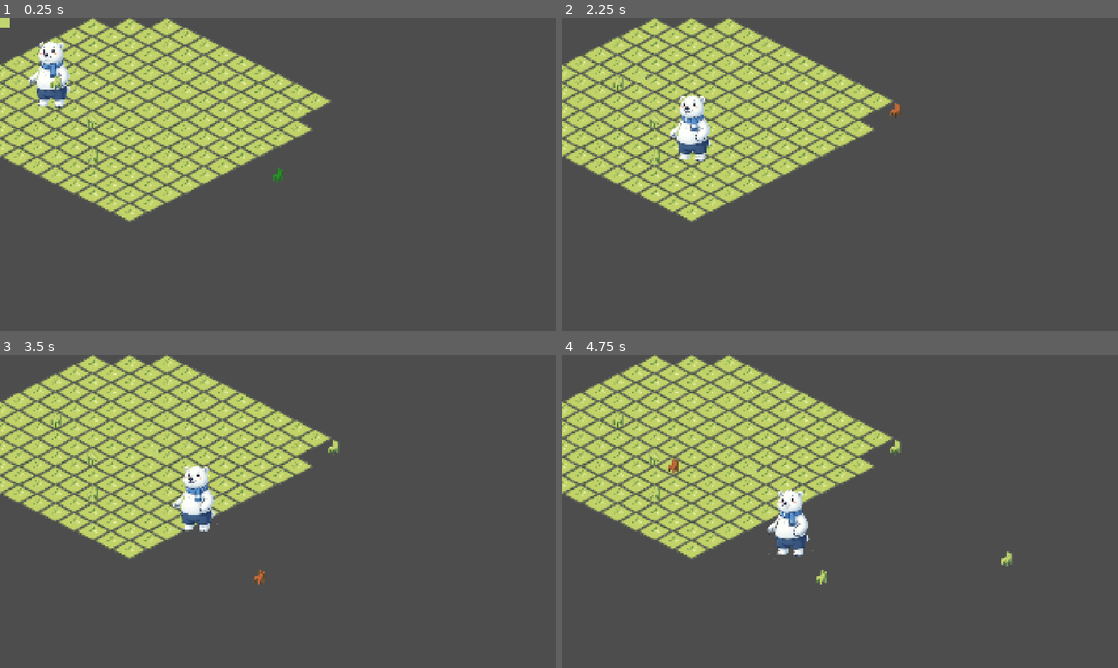
Above: before the commit, frames 1-4 (two rows, left to right).
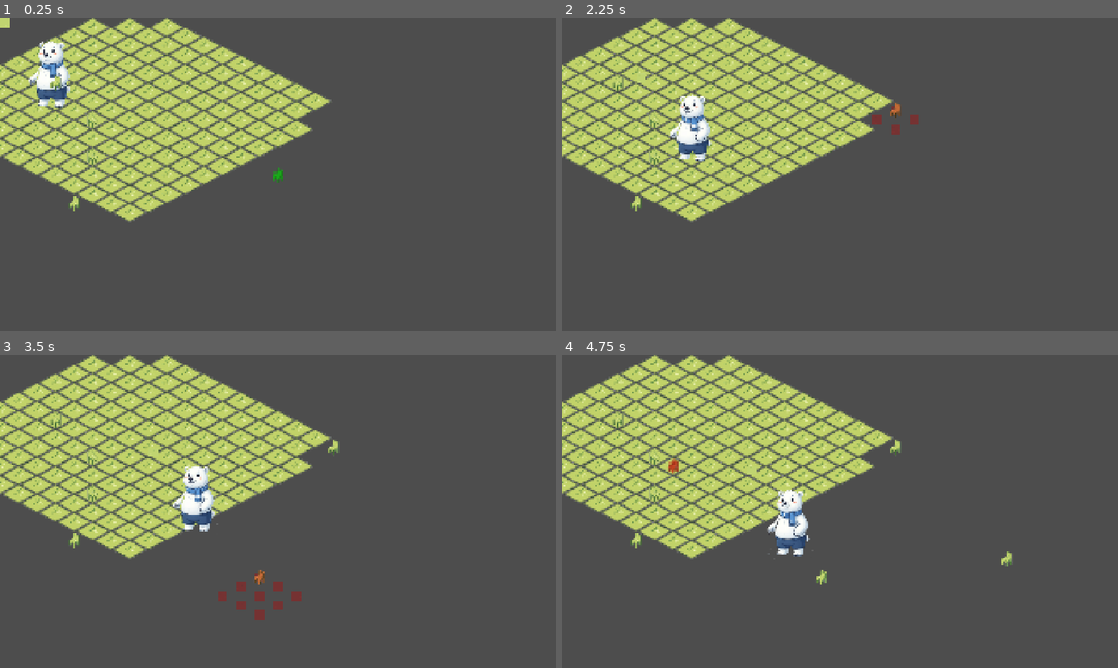
Above: after the commit, the same moments.

Repository: FernandoBATY/Polarv
Game: Godot game, scene res://scenes/world/game.tscn
Same seed, same stepped clock (60 frames per second), same inputs: the game is played once before the commit and once after it.
Inputs (mouse positions are in pixels of both pictures, inside the frame that each line leads up to):
- Up to frame 1 (0.25 s): no input
- Up to frame 2 (2.25 s): tap Enter at 0.5 s; move the mouse to (962, 158) at 0.52 s; hold D 0.53-1.28 s; tap 1 at 0.6 s; click (962, 158) at 0.67 s; tap 2 at 0.8, 1.35 s; move the mouse to (728, 190) at 1.27 s; hold S 1.28-2.03 s; click (728, 190) at 1.42 s; tap 3 at 1.55, 2.1 s; move the mouse to (895, 105) at 2.02 s; hold D from 2.03 s (still down); click (895, 105) at 2.17 s
- Up to frame 3 (3.5 s): keep holding D; tap 4 at 2.3, 2.85 s; move the mouse to (250, 574) at 2.77 s; click (250, 574) at 2.92 s; tap 5 at 3.05 s
- Up to frame 4 (4.75 s): move the mouse to (1006, 558) at 3.52 s; release D at 3.53 s; hold S from 3.53 s (still down); tap 5 at 3.6 s; click (1006, 558) at 3.67 s; tap 6 at 3.8, 4.35 s; move the mouse to (673, 464) at 4.27 s; click (673, 464) at 4.42 s; tap 7 at 4.55 s

The runs differ from the first frame. In frame 1, 0.1% of the frame differs, in the area x 12-51%, y 42-62%; in frame 2, 0.2%; in frame 3, 0.5%, in the area x 12-55%, y 42-85%; in frame 4, 0.2%.

Commit message:
objetos con rotacion y ocupacion maximas a 1x1

Diff:
--- a/scenes/world/game.tscn
+++ b/scenes/world/game.tscn
@@ -39,3 +39,5 @@
 [node name="Sprite2D" type="Sprite2D" parent="FurniturePreview" unique_id=621582615]
 modulate = Color(1, 1, 1, 0.5019608)
 texture = ExtResource("6_sarsd")
+
+[node name="PreviewCells" type="Node2D" parent="FurniturePreview" unique_id=478443086]
--- /dev/null
+++ b/scripts/FurnitureDatabase.gd
@@ -0,0 +1,64 @@
+extends RefCounted
+
+static var ITEMS: Dictionary = {
+	"chair_01": {
+		"display_name": "Chair",
+		"size": Vector2i(1, 1),
+		"category": "furniture",
+		"layer": "furniture"
+	},
+	"table_2x1": {
+		"display_name": "Small Table",
+		"size": Vector2i(2, 1),
+		"category": "furniture",
+		"layer": "furniture"
+	},
+	"table_2x2": {
+		"display_name": "Big Table",
+		"size": Vector2i(2, 2),
+		"category": "furniture",
+		"layer": "furniture"
+	},
+	"bed_3x2": {
+		"display_name": "Bed",
+		"size": Vector2i(3, 2),
+		"category": "furniture",
+		"layer": "furniture"
+	},
+	"fountain_3x3": {
+		"display_name": "Fountain",
+		"size": Vector2i(3, 3),
+		"category": "outdoor",
+		"layer": "furniture"
+	},
+	"fridge_1x2": {
+		"display_name": "Fridge",
+		"size": Vector2i(1, 2),
+		"category": "kitchen",
+		"layer": "furniture"
+	},
+	"painting_1x1": {
+		"display_name": "Painting",
+		"size": Vector2i(1, 1),
+		"category": "wall_decor",
+		"layer": "wall"
+	}
+}
+
+
+static func has_item(item_id: String) -> bool:
+	return ITEMS.has(item_id)
+
+
+static func get_item(item_id: String) -> Dictionary:
+	if not ITEMS.has(item_id):
+		return {}
+
+	return ITEMS[item_id]
+
+
+static func get_size(item_id: String) -> Vector2i:
+	if not ITEMS.has(item_id):
+		return Vector2i(1, 1)
+
+	return ITEMS[item_id]["size"]
--- a/scripts/furniture/FurnitureItem.gd
+++ b/scripts/furniture/FurnitureItem.gd
@@ -5,10 +5,20 @@
 @export var grid_size: Vector2i = Vector2i(1, 1)
 @export var rotation_degrees_data: int = 0
 
-func setup(new_item_id: String, new_grid_position: Vector2i, new_rotation: int = 0) -> void:
+@export var front_texture: Texture2D
+@export var back_texture: Texture2D
+
+
+func setup(
+	new_item_id: String,
+	new_grid_position: Vector2i,
+	new_rotation: int = 0,
+	new_grid_size: Vector2i = Vector2i(1, 1)
+) -> void:
 	item_id = new_item_id
 	grid_position = new_grid_position
 	rotation_degrees_data = new_rotation
+	grid_size = new_grid_size
 
 	global_position = IsoGrid.grid_to_world(grid_position)
 
@@ -24,18 +34,36 @@
 
 	match rotation_degrees_data:
 		0:
+			# frente derecha
+			if front_texture:
+				sprite.texture = front_texture
 			sprite.flip_h = false
+
 		90:
+			# espalda derecha
+			if back_texture:
+				sprite.texture = back_texture
 			sprite.flip_h = false
+
 		180:
-			sprite.flip_h = false
+			# espalda izquierda
+			if back_texture:
+				sprite.texture = back_texture
+			sprite.flip_h = true
+
 		270:
+			# frente izquierda
+			if front_texture:
+				sprite.texture = front_texture
 			sprite.flip_h = true
+
 
 func to_save_data() -> Dictionary:
 	return {
 		"id": item_id,
 		"x": grid_position.x,
 		"y": grid_position.y,
+		"size_x": grid_size.x,
+		"size_y": grid_size.y,
 		"rotation": rotation_degrees_data
 	}
--- a/scripts/world/Game.gd
+++ b/scripts/world/Game.gd
@@ -1,20 +1,27 @@
 extends Node2D
+const FurnitureDatabase = preload("res://scripts/FurnitureDatabase.gd")
 
 var occupied_cells: Dictionary = {}
 var current_preview_valid: bool = true
 var decoration_mode: bool = true
 var current_rotation: int = 0
 
+var current_furniture_id: String = "chair_01"
+var current_furniture_size: Vector2i = Vector2i(1, 1)
+
 @onready var player: CharacterBody2D = $Player
 @onready var grid_debug: Sprite2D = $GridDebug
 @onready var furniture_root: Node2D = $FurnitureRoot
 @onready var furniture_preview: Node2D = $FurniturePreview
+@onready var preview_cells: Node2D = $FurniturePreview/PreviewCells
 
 const FURNITURE_ITEM_SCENE: PackedScene = preload("res://scenes/furniture/FurnitureItem.tscn")
 const SAVE_PATH: String = "user://decorations_save.json"
 
+
 func _ready() -> void:
 	load_decorations_from_file()
+	select_furniture(current_furniture_id)
 
 
 func _process(_delta: float) -> void:
@@ -39,22 +46,50 @@
 
 
 func update_furniture_preview() -> void:
-	var mouse_position := get_global_mouse_position()
-	var cell := IsoGrid.world_to_grid(mouse_position)
-	var snapped_position := IsoGrid.grid_to_world(cell)
+	var mouse_position: Vector2 = get_global_mouse_position()
+	var cell: Vector2i = IsoGrid.world_to_grid(mouse_position)
+	var snapped_position: Vector2 = IsoGrid.grid_to_world(cell)
 
 	furniture_preview.global_position = snapped_position
 	furniture_preview.z_index = int(snapped_position.y)
 
-	current_preview_valid = !occupied_cells.has(cell)
+	var rotated_size: Vector2i = get_rotated_size(current_furniture_size, current_rotation)
+
+	current_preview_valid = can_place_furniture(cell, rotated_size)
+
+	update_preview_cells(cell, rotated_size, current_preview_valid)
 
 	var preview_sprite := furniture_preview.get_node("Sprite2D") as Sprite2D
-	preview_sprite.flip_h = current_rotation == 270
+	preview_sprite.flip_h = current_rotation == 180 or current_rotation == 270
 
 	if current_preview_valid:
 		preview_sprite.modulate = Color(0, 1, 0, 0.5)
 	else:
 		preview_sprite.modulate = Color(1, 0, 0, 0.5)
+
+
+func update_preview_cells(origin: Vector2i, size: Vector2i, is_valid: bool) -> void:
+	for child in preview_cells.get_children():
+		child.queue_free()
+
+	var origin_world: Vector2 = IsoGrid.grid_to_world(origin)
+	var cells: Array[Vector2i] = get_cells_for_furniture(origin, size)
+
+	for cell in cells:
+		var cell_sprite := Sprite2D.new()
+		cell_sprite.texture = grid_debug.texture
+		cell_sprite.centered = true
+
+		var cell_world: Vector2 = IsoGrid.grid_to_world(cell)
+		cell_sprite.position = cell_world - origin_world
+		cell_sprite.z_index = -10
+
+		if is_valid:
+			cell_sprite.modulate = Color(0, 1, 0, 0.35)
+		else:
+			cell_sprite.modulate = Color(1, 0, 0, 0.35)
+
+		preview_cells.add_child(cell_sprite)
 
 
 func _unhandled_input(event: InputEvent) -> void:
@@ -71,6 +106,27 @@
 
 			print("DIRECTION: ", current_rotation)
 
+		if event.pressed and event.keycode == KEY_1:
+			select_furniture("chair_01")
+
+		if event.pressed and event.keycode == KEY_2:
+			select_furniture("table_2x1")
+
+		if event.pressed and event.keycode == KEY_3:
+			select_furniture("table_2x2")
+
+		if event.pressed and event.keycode == KEY_4:
+			select_furniture("bed_3x2")
+
+		if event.pressed and event.keycode == KEY_5:
+			select_furniture("fountain_3x3")
+
+		if event.pressed and event.keycode == KEY_6:
+			select_furniture("fridge_1x2")
+
+		if event.pressed and event.keycode == KEY_7:
+			select_furniture("painting_1x1")
+
 		if event.pressed and event.keycode == KEY_P:
 			var data := get_decorations_save_data()
 			print(data)
@@ -80,24 +136,92 @@
 
 	if event is InputEventMouseButton:
 		if decoration_mode and event.pressed and event.button_index == MOUSE_BUTTON_LEFT:
-			var mouse_position := get_global_mouse_position()
-			var cell := IsoGrid.world_to_grid(mouse_position)
+			var mouse_position: Vector2 = get_global_mouse_position()
+			var cell: Vector2i = IsoGrid.world_to_grid(mouse_position)
 
 			if current_preview_valid:
 				spawn_test_furniture(cell)
 
 
+func select_furniture(furniture_id: String) -> void:
+	if not FurnitureDatabase.has_item(furniture_id):
+		print("ERROR: MUEBLE NO EXISTE EN DATABASE: ", furniture_id)
+		return
+
+	var furniture_data: Dictionary = FurnitureDatabase.get_item(furniture_id)
+
+	current_furniture_id = furniture_id
+	current_furniture_size = furniture_data["size"]
+
+	print("FURNITURE SELECTED: ", current_furniture_id, " SIZE: ", current_furniture_size)
+
+
+func get_rotated_size(size: Vector2i, rotation_data: int) -> Vector2i:
+	if rotation_data == 90 or rotation_data == 270:
+		return Vector2i(size.y, size.x)
+
+	return size
+
+
+func get_cells_for_furniture(origin: Vector2i, size: Vector2i) -> Array[Vector2i]:
+	var cells: Array[Vector2i] = []
+
+	for x in range(size.x):
+		for y in range(size.y):
+			cells.append(origin + Vector2i(x, y))
+
+	return cells
+
+
+func can_place_furniture(origin: Vector2i, size: Vector2i) -> bool:
+	var cells: Array[Vector2i] = get_cells_for_furniture(origin, size)
+
+	for cell in cells:
+		if occupied_cells.has(cell):
+			return false
+
+	return true
+
+
+func occupy_furniture_cells(furniture: Node) -> void:
+	var cells: Array[Vector2i] = get_cells_for_furniture(
+		furniture.grid_position,
+		furniture.grid_size
+	)
+
+	for cell in cells:
+		occupied_cells[cell] = furniture
+
+
+func free_furniture_cells(furniture: Node) -> void:
+	var cells: Array[Vector2i] = get_cells_for_furniture(
+		furniture.grid_position,
+		furniture.grid_size
+	)
+
+	for cell in cells:
+		if occupied_cells.has(cell) and occupied_cells[cell] == furniture:
+			occupied_cells.erase(cell)
+
+
 func spawn_test_furniture(cell: Vector2i) -> void:
-	if occupied_cells.has(cell):
-		print("CELDA OCUPADA: ", cell)
+	var rotated_size: Vector2i = get_rotated_size(current_furniture_size, current_rotation)
+
+	if not can_place_furniture(cell, rotated_size):
+		print("ESPACIO OCUPADO: ", cell, " SIZE: ", rotated_size)
 		return
 
 	var furniture := FURNITURE_ITEM_SCENE.instantiate()
 	furniture_root.add_child(furniture)
 
-	furniture.setup("chair_01", cell, current_rotation)
-
-	occupied_cells[cell] = furniture
+	furniture.setup(
+		current_furniture_id,
+		cell,
+		current_rotation,
+		rotated_size
+	)
+
+	occupy_furniture_cells(furniture)
 
 
 func get_decorations_save_data() -> Array:
@@ -156,24 +280,39 @@
 
 
 func load_decorations(data: Array) -> void:
+	occupied_cells.clear()
+
+	for child in furniture_root.get_children():
+		child.queue_free()
+
 	for decoration_data in data:
 		var cell := Vector2i(
-			decoration_data["x"],
-			decoration_data["y"]
+			int(decoration_data["x"]),
+			int(decoration_data["y"])
 		)
 
-		var rotation: int = decoration_data["rotation"]
+		var rotation_data: int = int(decoration_data.get("rotation", 0))
+
+		var size := Vector2i(
+			int(decoration_data.get("size_x", 1)),
+			int(decoration_data.get("size_y", 1))
+		)
+
+		if not can_place_furniture(cell, size):
+			print("NO SE PUDO CARGAR, ESPACIO OCUPADO: ", decoration_data)
+			continue
 
 		var furniture := FURNITURE_ITEM_SCENE.instantiate()
 		furniture_root.add_child(furniture)
 
 		furniture.setup(
-			decoration_data["id"],
+			str(decoration_data["id"]),
 			cell,
-			rotation
+			rotation_data,
+			size
 		)
 
-		occupied_cells[cell] = furniture
+		occupy_furniture_cells(furniture)
 
 
 func get_fake_save_data() -> Array:
@@ -182,18 +321,40 @@
 			"id": "chair_01",
 			"x": 5,
 			"y": 2,
+			"size_x": 1,
+			"size_y": 1,
 			"rotation": 0
 		},
 		{
-			"id": "chair_01",
+			"id": "table_2x1",
 			"x": 8,
 			"y": 3,
+			"size_x": 2,
+			"size_y": 1,
 			"rotation": 270
 		},
 		{
-			"id": "chair_01",
+			"id": "table_2x2",
 			"x": 10,
 			"y": 5,
+			"size_x": 2,
+			"size_y": 2,
 			"rotation": 180
+		},
+		{
+			"id": "bed_3x2",
+			"x": 4,
+			"y": 7,
+			"size_x": 3,
+			"size_y": 2,
+			"rotation": 0
+		},
+		{
+			"id": "fountain_3x3",
+			"x": 12,
+			"y": 8,
+			"size_x": 3,
+			"size_y": 3,
+			"rotation": 0
 		}
 	]
Not shown, added: scripts/FurnitureDatabase.gd.uid
